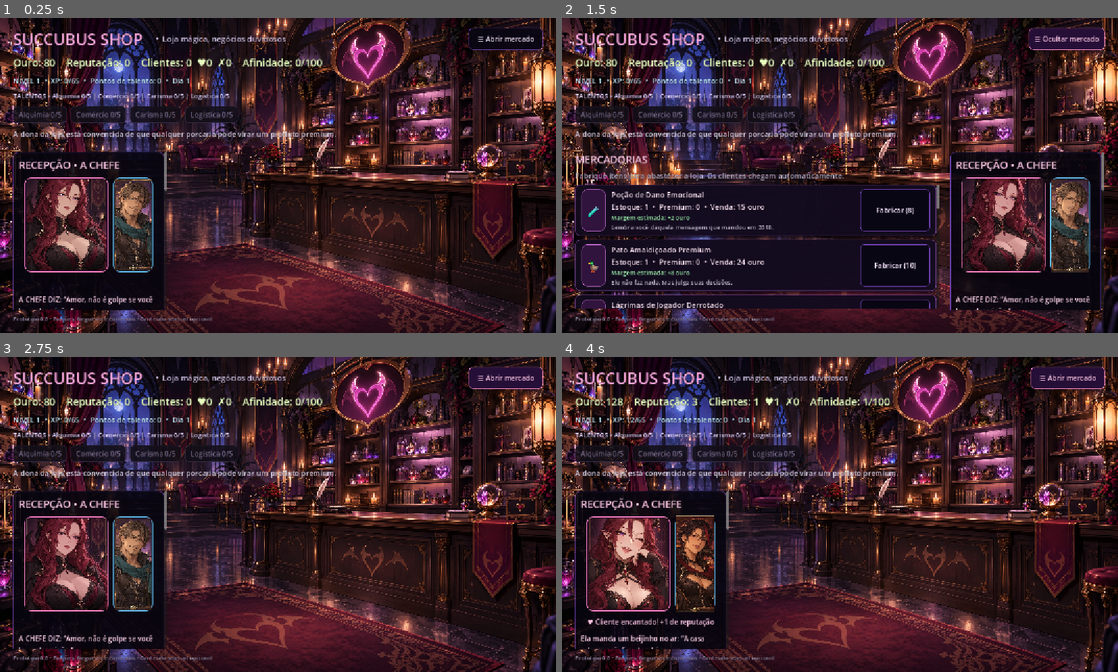
Above: before the commit, frames 1-4 (two rows, left to right).
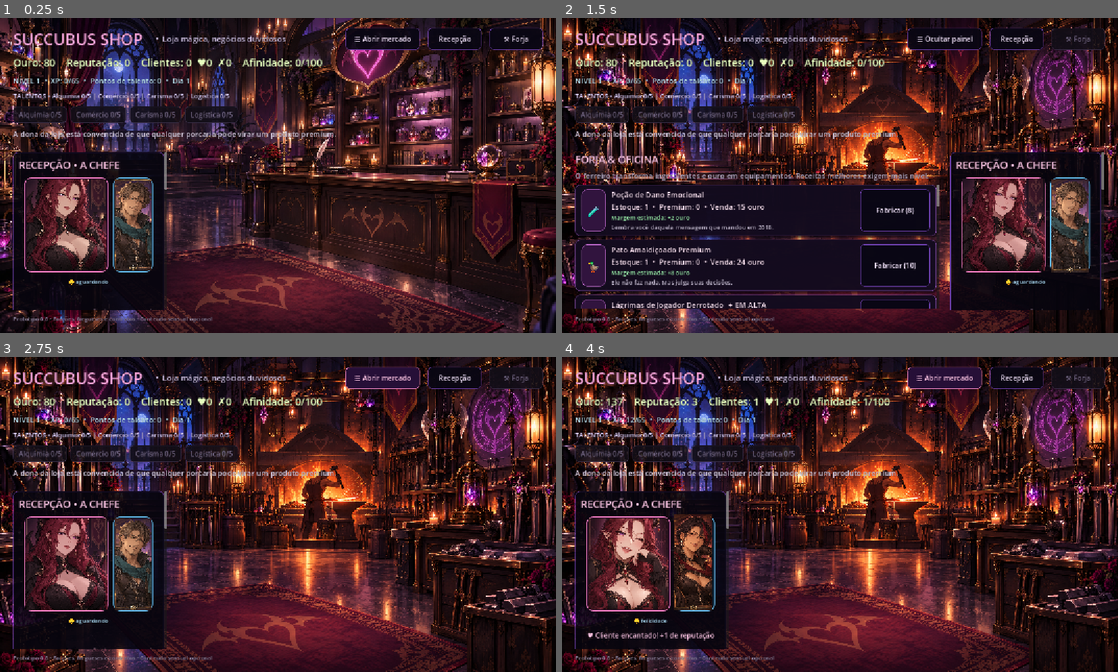
Above: after the commit, the same moments.

Repository: GMGuimaraes/succubus-shop
Game: Godot game, scene res://main.tscn
Same seed, same stepped clock (60 frames per second), same inputs: the game is played once before the commit and once after it.
Inputs (mouse positions are in pixels of both pictures, inside the frame that each line leads up to):
- Up to frame 1 (0.25 s): no input
- Up to frame 2 (1.5 s): click (1017, 40) at 0.5 s, where only the run after the commit has a clickable "Recepção"; click (1079, 40) at 1.25 s, where only the run after the commit has a clickable "⚒ Forja"
- Up to frame 3 (2.75 s): click "☰ Ocultar mercado" (after the commit: "☰ Ocultar painel") at 2 s
- Up to frame 4 (4 s): click "☰ Abrir mercado" at 2.75 s; click "☰ Ocultar mercado" at 3.5 s

The runs differ from the first frame. In frame 1, 1.5% of the frame differs, in the area x 3-96%, y 3-93%; in frame 2, 36%; in frame 3, 49%; in frame 4, 50%, in the area x 0-100%, y 0-100%.

Commit message:
feat: add forge sector and customer negotiation
Co-authored-by: Manus <dev-agent@manus.ai>

Diff:
--- a/main.gd
+++ b/main.gd
@@ -47,7 +47,7 @@
 var ingredient_buttons: Array = []
 var last_event: String = "Bem-vindo! Vamos transformar esta espelunca em um império."
 
-const PRODUCT_ICONS := ["🧪", "🦆", "💧", "📦", "✨", "🐟", "🌀", "💎", "📜", "☕"]
+const PRODUCT_ICONS := ["🧪", "🦆", "💧", "📦", "✨", "🐟", "🌀", "💎", "📜", "☕", "🗡️", "🔨"]
 
 var products: Array = [
 	{"name": "Poção de Dano Emocional", "cost": 8, "price": 15, "stock": 1, "ingredients": {"essencia": 1}, "desc": "Lembra você daquela mensagem que mandou em 2018."},
@@ -59,8 +59,11 @@
 	{"name": "Incenso de Teletransporte Barato", "cost": 26, "price": 68, "stock": 0, "required_level": 5, "ingredients": {"po_lunar": 1, "tinta": 1}, "desc": "Leva você a três metros dali. Às vezes quatro."},
 	{"name": "Cristal de Crédito Cósmico", "cost": 42, "price": 115, "stock": 0, "required_level": 8, "ingredients": {"vazio": 1, "tinta": 2}, "desc": "Converte promessas vagas em dívidas muito concretas."},
 	{"name": "Pergaminho de Procrastinação Certificada", "cost": 55, "price": 150, "stock": 0, "required_level": 10, "ingredients": {"tinta": 2, "essencia": 1}, "desc": "Adia tarefas importantes com selo ISO de preguiça."},
-	{"name": "Frasco de Motivação de Segunda-feira", "cost": 70, "price": 195, "stock": 0, "required_level": 12, "ingredients": {"po_lunar": 2, "sal": 1}, "desc": "Efeito dura até o primeiro e-mail."}
-]
+		{"name": "Frasco de Motivação de Segunda-feira", "cost": 70, "price": 195, "stock": 0, "required_level": 12, "ingredients": {"po_lunar": 2, "sal": 1}, "desc": "Efeito dura até o primeiro e-mail."},
+		{"name": "Adaga de Charme Duvidoso", "cost": 30, "price": 95, "stock": 0, "required_level": 2, "ingredients": {"pena": 1, "tinta": 1}, "desc": "Brilha quando alguém promete pagar amanhã."},
+		{"name": "Martelo de Faísca Dramática", "cost": 45, "price": 140, "stock": 0, "required_level": 4, "ingredients": {"sal": 1, "po_lunar": 1}, "desc": "Cada golpe produz uma faísca e uma opinião não solicitada."
+		}
+	]
 
 var gold_label: Label
 var rep_label: Label
@@ -89,6 +92,15 @@
 var happy_customers: int = 0
 var disappointed_customers: int = 0
 var customer_portrait: TextureRect
+var customer_emotion_label: Label
+var background_layer: TextureRect
+var sector_title_label: Label
+var sector_hint_label: Label
+var reception_button: Button
+var forge_button: Button
+var current_sector: String = "reception"
+var current_customer_budget: int = 0
+var current_customer_patience: int = 0
 var feedback_audio_player: AudioStreamPlayer
 var toast_label: Label
 var toast_tween: Tween
@@ -146,6 +158,7 @@
 
 func _build_ui() -> void:
 	var bg := TextureRect.new()
+	background_layer = bg
 	bg.texture = load("res://assets/shop_scene.png")
 	bg.expand_mode = TextureRect.EXPAND_IGNORE_SIZE
 	bg.stretch_mode = TextureRect.STRETCH_SCALE
@@ -189,6 +202,18 @@
 	market_toggle_button.custom_minimum_size = Vector2(160, 42)
 	market_toggle_button.pressed.connect(_toggle_market_panel)
 	header.add_child(market_toggle_button)
+
+	reception_button = Button.new()
+	reception_button.text = "Recepção"
+	reception_button.custom_minimum_size = Vector2(115, 42)
+	reception_button.pressed.connect(_set_sector.bind("reception"))
+	header.add_child(reception_button)
+
+	forge_button = Button.new()
+	forge_button.text = "⚒ Forja"
+	forge_button.custom_minimum_size = Vector2(115, 42)
+	forge_button.pressed.connect(_set_sector.bind("forge"))
+	header.add_child(forge_button)
 
 	var stats := HBoxContainer.new()
 	stats.add_theme_constant_override("separation", 24)
@@ -254,12 +279,14 @@
 	body.add_child(left)
 
 	var product_title := Label.new()
+	sector_title_label = product_title
 	product_title.text = "MERCADORIAS"
 	product_title.add_theme_font_size_override("font_size", 22)
 	product_title.add_theme_color_override("font_color", Color(1.0, 0.78, 0.9))
 	left.add_child(product_title)
 
 	var hint := Label.new()
+	sector_hint_label = hint
 	hint.text = "Fabrique itens para abastecer a loja. Os clientes chegam automaticamente."
 	hint.autowrap_mode = TextServer.AUTOWRAP_WORD_SMART
 	hint.add_theme_color_override("font_color", Color(0.75, 0.71, 0.81))
@@ -476,6 +503,13 @@
 	customer_portrait.stretch_mode = TextureRect.STRETCH_KEEP_ASPECT_COVERED
 	customer_portrait.texture = load(customer_portrait_paths[0])
 	customer_frame.add_child(customer_portrait)
+
+	customer_emotion_label = Label.new()
+	customer_emotion_label.text = "🙂 aguardando"
+	customer_emotion_label.horizontal_alignment = HORIZONTAL_ALIGNMENT_CENTER
+	customer_emotion_label.add_theme_font_size_override("font_size", 12)
+	customer_emotion_label.add_theme_color_override("font_color", Color(0.70, 0.90, 1.0))
+	right.add_child(customer_emotion_label)
 
 	reaction_label = Label.new()
 	reaction_label.custom_minimum_size = Vector2(260, 24)
@@ -622,6 +656,27 @@
 	_play_feedback_tone(520.0 if market_panel.visible else 360.0, 0.08, 0.1)
 	_show_feedback("Mercado expandido." if market_panel.visible else "Recepção em foco.", Color(0.78, 0.95, 1.0))
 
+func _set_sector(sector: String) -> void:
+	current_sector = sector
+	var is_forge := sector == "forge"
+	var is_reception := sector == "reception"
+	if is_instance_valid(background_layer):
+		var scene_path := "res://assets/forge_scene.png" if is_forge and ResourceLoader.exists("res://assets/forge_scene.png") else "res://assets/shop_scene.png"
+		background_layer.texture = load(scene_path)
+	if is_instance_valid(market_panel):
+		market_panel.visible = not is_reception
+	if is_instance_valid(sector_title_label):
+		sector_title_label.text = "FORJA & OFICINA" if is_forge else "MERCADORIAS"
+	if is_instance_valid(sector_hint_label):
+		sector_hint_label.text = "O ferreiro transforma ingredientes e ouro em equipamentos. Receitas melhores exigem mais nível." if is_forge else "Fabrique itens para abastecer a loja. Os clientes chegam automaticamente."
+	if is_instance_valid(market_toggle_button):
+		market_toggle_button.text = "☰ Ocultar painel" if not is_reception else "☰ Abrir mercado"
+	if is_instance_valid(reception_button):
+		reception_button.disabled = is_reception
+	if is_instance_valid(forge_button):
+		forge_button.disabled = is_forge
+	_show_feedback("A forja está em atividade." if is_forge else "A recepção voltou ao foco.", Color(1.0, 0.82, 0.48) if is_forge else Color(1.0, 0.78, 0.9))
+
 func _play_sensual_reception_moment() -> void:
 	if not adult_content_enabled or not is_instance_valid(seller_portrait):
 		return
@@ -827,12 +882,12 @@
 		_react_to_visit("disappointed", randi() % 100 < 15 * charm_rank)
 	else:
 		var profiles: Array[Dictionary] = [
-			{"name": "Speedrunner", "favorite": 3, "line": "“Compra feita. Onde fica o botão de pular diálogo?”", "faction": "aventureiros", "portrait": 0},
-			{"name": "Especialista em Tudo", "favorite": 0, "line": "“Vi um tutorial de 12 segundos e agora sou consultor.”", "faction": "guildas", "portrait": 1},
-			{"name": "Gótico Econômico", "favorite": 2, "line": "“Minhas lágrimas são artesanais. As suas têm desconto?”", "faction": "submundo", "portrait": 2},
-			{"name": "Colecionador de Patos", "favorite": 1, "line": "“Este pato combina com os outros 47 que não me julgam.”", "faction": "mercadores", "portrait": 0},
-			{"name": "Coach Interdimensional", "favorite": 4, "line": "“Acredite no seu potencial! Meu boleto acredita em mim.”", "faction": "guildas", "portrait": 1},
-			{"name": "Cliente Misterioso", "favorite": -1, "line": "“Não nos conhecemos. Se nos conhecemos, não se lembra.”", "faction": "nobres", "portrait": 2}
+			{"name": "Speedrunner", "favorite": 3, "line": "“Compra feita. Onde fica o botão de pular diálogo?”", "faction": "aventureiros", "portrait": 0, "budget": 75, "patience": 1},
+			{"name": "Especialista em Tudo", "favorite": 0, "line": "“Vi um tutorial de 12 segundos e agora sou consultor.”", "faction": "guildas", "portrait": 1, "budget": 48, "patience": 2},
+			{"name": "Gótico Econômico", "favorite": 2, "line": "“Minhas lágrimas são artesanais. As suas têm desconto?”", "faction": "submundo", "portrait": 2, "budget": 90, "patience": 3},
+			{"name": "Colecionador de Patos", "favorite": 1, "line": "“Este pato combina com os outros 47 que não me julgam.”", "faction": "mercadores", "portrait": 0, "budget": 42, "patience": 2},
+			{"name": "Coach Interdimensional", "favorite": 4, "line": "“Acredite no seu potencial! Meu boleto acredita em mim.”", "faction": "guildas", "portrait": 1, "budget": 125, "patience": 3},
+			{"name": "Cliente Misterioso", "favorite": -1, "line": "“Não nos conhecemos. Se nos conhecemos, não se lembra.”", "faction": "nobres", "portrait": 2, "budget": 60, "patience": 1}
 		]
 		var profile: Dictionary = profiles[randi() % profiles.size()]
 		if randi() % 100 < 35:
@@ -857,7 +912,33 @@
 			}
 		_animate_customer_arrival(profile)
 		var preferred_index: int = int(profile["favorite"])
-		var chosen_index: int = available[randi() % available.size()]
+		current_customer_budget = int(profile.get("budget", 50)) + trade_rank * 8
+		current_customer_patience = int(profile.get("patience", 2)) + logistics_rank
+		var affordable: Array[int] = []
+		for affordable_index in available:
+			if int(products[affordable_index]["price"]) <= current_customer_budget:
+				affordable.append(affordable_index)
+		if affordable.is_empty():
+			var charm_negotiation := charm_rank > 0 and randi() % 100 < 25 + charm_rank * 12
+			if charm_negotiation and available.size() > 0:
+				current_customer_budget += 20 + charm_rank * 10
+				last_event = "%s suspira: “Meu orçamento é curto...” A chefe negocia com um sorriso e o cliente reconsidera." % profile["name"]
+				for affordable_index in available:
+					if int(products[affordable_index]["price"]) <= current_customer_budget:
+						affordable.append(affordable_index)
+			else:
+				last_event = "%s não conseguiu pagar nenhum item e saiu %s: “Volto quando meu bolso parar de chorar.”" % [profile["name"], "com pressa" if current_customer_patience <= 1 else "frustrado"]
+				disappointed_customers += 1
+				reputation = maxi(0, reputation - 1)
+				status_label.text = "CLIENTE: saiu sem comprar"
+				if is_instance_valid(customer_emotion_label):
+					customer_emotion_label.text = "😤 frustração"
+				_play_customer_reaction("disappointed")
+				_check_achievements()
+				_save_game()
+				_refresh_ui()
+				return
+		var chosen_index: int = affordable[randi() % affordable.size()] if not affordable.is_empty() else available[randi() % available.size()]
 		if preferred_index >= 0 and available.has(preferred_index) and randi() % 100 < 70:
 			chosen_index = preferred_index
 
@@ -1040,6 +1121,8 @@
 	customer_portrait.texture = load(customer_portrait_paths[portrait_index])
 	customer_portrait.pivot_offset = customer_portrait.size / 2.0
 	var tween := create_tween().set_parallel(true)
+	customer_portrait.position = Vector2(-18, 4)
+	tween.tween_property(customer_portrait, "position", Vector2.ZERO, 0.36).set_trans(Tween.TRANS_BACK).set_ease(Tween.EASE_OUT)
 	tween.tween_property(customer_portrait, "modulate:a", 1.0, 0.24).from(0.0)
 	tween.tween_property(customer_portrait, "scale", Vector2.ONE, 0.28).from(Vector2(0.78, 0.78))
 
@@ -1073,6 +1156,15 @@
 				color = Color(1.0, 0.55, 0.55)
 				line = SELLER_DISAPPOINTED_LINES.pick_random()
 				_set_seller_mood("surprised")
+	if is_instance_valid(customer_emotion_label):
+		var emotion_text := "🙂 satisfeito"
+		if animation == "delighted":
+			emotion_text = "😍 amor e empolgação" if charm_save else "😄 felicidade"
+		elif animation == "disappointed":
+			emotion_text = "😤 frustração"
+		elif mood == "content":
+			emotion_text = "😌 calma"
+		customer_emotion_label.text = emotion_text
 	if is_instance_valid(reaction_label):
 		reaction_label.text = text
 		reaction_label.add_theme_color_override("font_color", color)
Binary file added: assets/forge_scene.png
Not shown, added: assets/forge_scene.png.import
